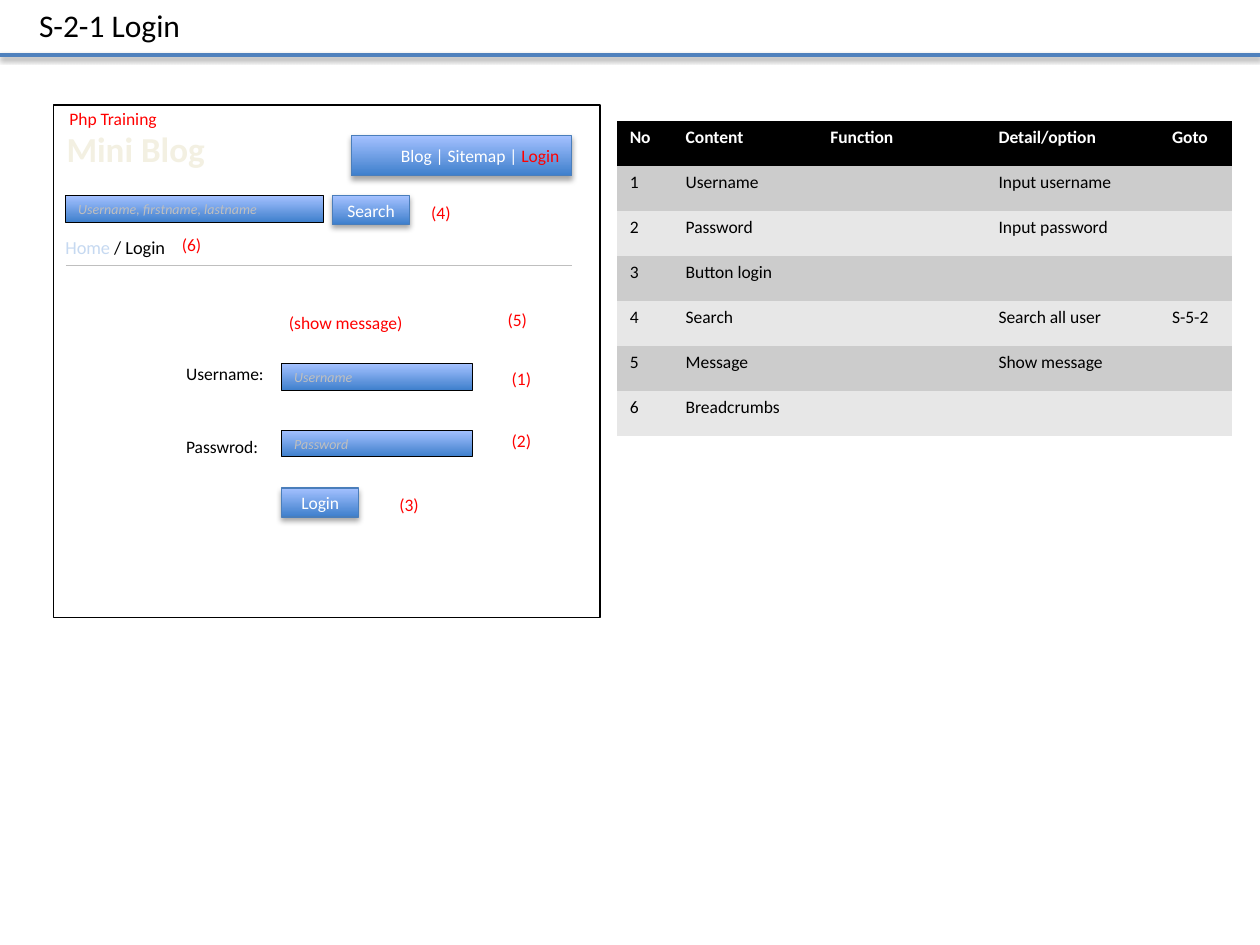
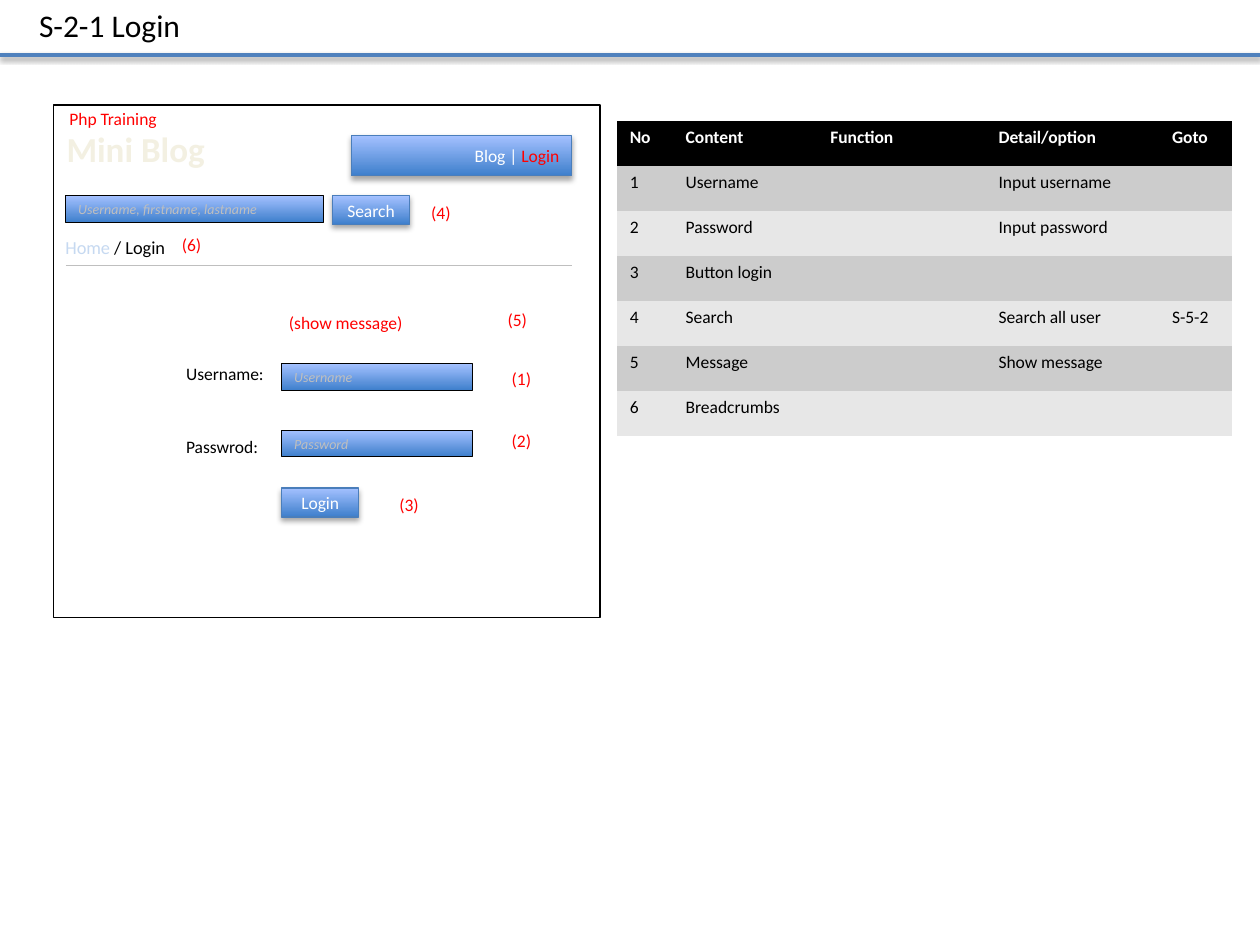
Before and after one commit to truong-vu-mulodo/mini-blog, a slide deck: slide 4 of php/tam-v.anh/doc/detail_design/frontend/wireframe/MiniBlog_Wireframe_Ver_0.1.0.pptx. Drawn at 1260x945 pixels with LibreOffice and Linux fonts; fonts in the diff are those of the drawing. Boxes give left, top, right and bottom in pixels: in the first picture for what was removed or moved away, otherwise in the second. Text is boxed around its words. In the diff, an @@ line names an element or a change of style, - is before the commit and + after.

```diff
--- a/php/tam-v.anh/doc/detail_design/frontend/wireframe/MiniBlog_Wireframe_Ver_0.1.0.pptx
+++ b/php/tam-v.anh/doc/detail_design/frontend/wireframe/MiniBlog_Wireframe_Ver_0.1.0.pptx
@@ text in rectangle at (475, 150, 559, 167): text changed @@
-Blog | Sitemap | Login
+Blog | Login
```
Also in this commit, not shown: 6 other slides changed, 9 slides added.
